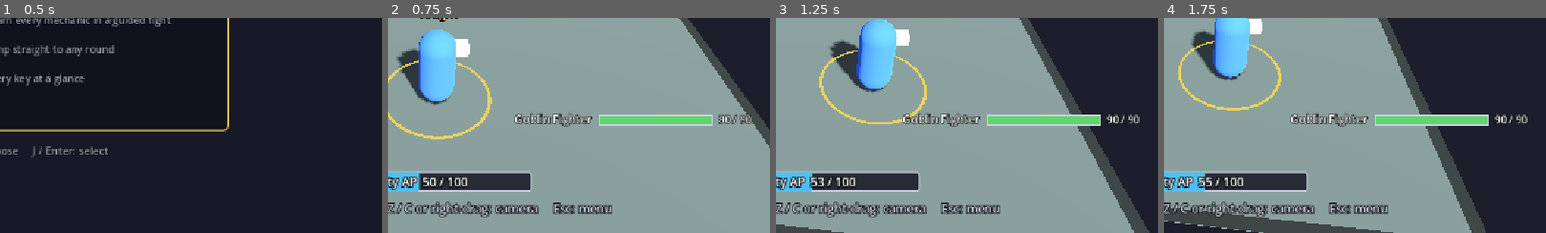
Above: before the commit, frames 1-4 (left to right).
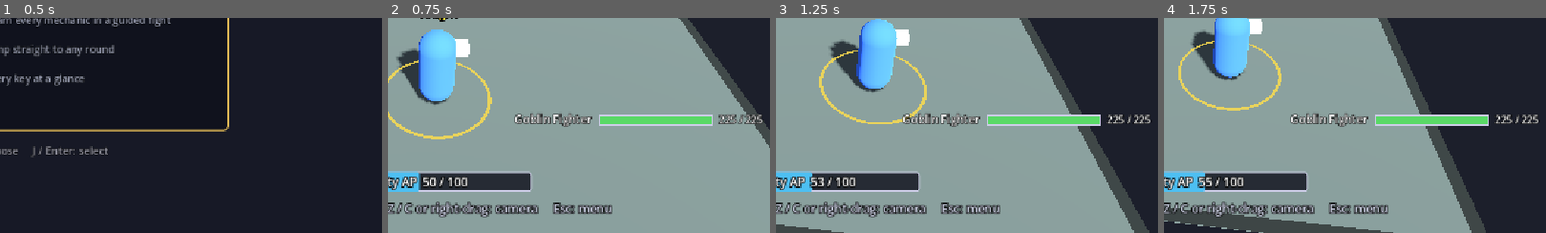
Above: after the commit, the same moments.

Repository: Wyrbun/prototype-jrpg
Game: Godot game, scene res://scenes/ui/title_menu.tscn
The game is run twice, just before and just after one commit, with the same random seed, the same clock (stepped at 60 frames per second) and the same inputs.
Inputs (mouse positions are % of the whole screen's width and height, from its top left):
- Up to frame 1 (0.5 s): no input
- Up to frame 2 (0.75 s): tap Enter (ui_accept) at 0.5 s; move the mouse to (72, 45) at 0.52 s; hold D (move_right) from 0.53 s (still down); tap Z (camera_left) at 0.6 s; click (72, 45) at 0.67 s
- Up to frame 3 (1.25 s): keep holding D (move_right); tap Enter (ui_accept) at 0.77 s
- Up to frame 4 (1.75 s): release D (move_right) at 1.25 s; drag from (30, 55) to (45, 70) at 1.27 s
The pictures show only the part of the screen within x 46-96%, y 50-100%; the shares and areas given below are measured in that part.

Frame 1 is identical in both runs. In frame 2, 0.3% of the frame differs, in the area x 86-98%, y 44-50%; in frame 3, 0.3%; in frame 4, 0.3%.
Error in both runs: Cannot call method 'set_input_as_handled' on a null value. (res://scripts/ui/title_menu.gd:88)

Commit message:
Enemy balance: 2.5x HP, 1.3x damage
All eight roster enemies get 2.5x max HP and 1.3x skill damage (rounded); Counter stance punish 25 -> 33. Training Golem unchanged. Docs updated.

Co-Authored-By: Claude Opus 5.5 <noreply@anthropic.com>
Claude-Session: https://claude.ai/code/session_01S8eb9ZThBNoVr4PehxFGnP

Diff:
--- a/scenes/characters/bandit_arcanist.tscn
+++ b/scenes/characters/bandit_arcanist.tscn
@@ -11,7 +11,7 @@
 shape = 0
 radius = 5.0
 angle = 180.0
-damage = 15
+damage = 20
 windup = 1.0
 
 [sub_resource type="Resource" id="Skill_2"]
@@ -22,7 +22,7 @@
 shape = 2
 radius = 8.0
 width = 1.0
-damage = 20
+damage = 26
 windup = 1.2
 
 [sub_resource type="BoxMesh" id="Mesh_body"]
@@ -33,7 +33,7 @@
 
 [node name="BanditArcanist" instance=ExtResource("1_base")]
 display_name = "Bandit Arcanist"
-max_hp = 75
+max_hp = 188
 speed = 10.0
 move_speed = 3.2
 turn_speed_degrees = 140.0
--- a/scenes/characters/dragon_hatchling.tscn
+++ b/scenes/characters/dragon_hatchling.tscn
@@ -11,7 +11,7 @@
 shape = 0
 radius = 7.0
 angle = 100.0
-damage = 28
+damage = 36
 windup = 1.4
 
 [sub_resource type="BoxMesh" id="Mesh_body"]
@@ -22,7 +22,7 @@
 
 [node name="DragonHatchling" instance=ExtResource("1_base")]
 display_name = "Dragon Hatchling"
-max_hp = 360
+max_hp = 900
 speed = 9.0
 move_speed = 2.2
 turn_speed_degrees = 70.0
--- a/scenes/characters/goblin_fighter.tscn
+++ b/scenes/characters/goblin_fighter.tscn
@@ -11,7 +11,7 @@
 shape = 2
 radius = 2.4
 width = 1.0
-damage = 16
+damage = 21
 windup = 0.9
 
 [sub_resource type="Resource" id="Skill_2"]
@@ -22,7 +22,7 @@
 shape = 0
 radius = 3.0
 angle = 110.0
-damage = 28
+damage = 36
 windup = 1.3
 cannot_be_blocked = true
 
@@ -42,7 +42,7 @@
 
 [node name="GoblinFighter" instance=ExtResource("1_base")]
 display_name = "Goblin Fighter"
-max_hp = 90
+max_hp = 225
 speed = 11.0
 move_speed = 3.5
 turn_speed_degrees = 200.0
--- a/scenes/characters/kobold_archer.tscn
+++ b/scenes/characters/kobold_archer.tscn
@@ -11,7 +11,7 @@
 shape = 3
 radius = 6.5
 inner_radius = 2.5
-damage = 15
+damage = 20
 windup = 1.0
 
 [sub_resource type="Resource" id="Skill_2"]
@@ -22,7 +22,7 @@
 shape = 2
 radius = 11.0
 width = 0.8
-damage = 35
+damage = 46
 windup = 2.0
 cannot_be_parried = true
 
@@ -42,7 +42,7 @@
 
 [node name="KoboldArcher" instance=ExtResource("1_base")]
 display_name = "Kobold Archer"
-max_hp = 70
+max_hp = 175
 speed = 12.0
 move_speed = 3.5
 turn_speed_degrees = 160.0
--- a/scenes/characters/living_armor.tscn
+++ b/scenes/characters/living_armor.tscn
@@ -11,7 +11,7 @@
 shape = 0
 radius = 3.0
 angle = 90.0
-damage = 30
+damage = 39
 windup = 1.1
 
 [sub_resource type="BoxMesh" id="Mesh_body"]
@@ -22,7 +22,7 @@
 
 [node name="LivingArmor" instance=ExtResource("1_base")]
 display_name = "Living Armor"
-max_hp = 300
+max_hp = 750
 speed = 10.0
 move_speed = 3.0
 turn_speed_degrees = 120.0
--- a/scenes/characters/ogre_warrior.tscn
+++ b/scenes/characters/ogre_warrior.tscn
@@ -11,7 +11,7 @@
 shape = 0
 radius = 3.0
 angle = 90.0
-damage = 22
+damage = 29
 windup = 1.0
 
 [sub_resource type="Resource" id="Skill_2"]
@@ -22,7 +22,7 @@
 shape = 2
 radius = 5.0
 width = 1.4
-damage = 30
+damage = 39
 windup = 1.3
 cannot_be_parried = true
 
@@ -34,7 +34,7 @@
 shape = 3
 radius = 4.5
 inner_radius = 1.8
-damage = 30
+damage = 39
 windup = 1.5
 cannot_be_parried = true
 
@@ -46,7 +46,7 @@
 
 [node name="OgreWarrior" instance=ExtResource("1_base")]
 display_name = "Ogre Warrior"
-max_hp = 180
+max_hp = 450
 speed = 8.0
 move_speed = 2.8
 turn_speed_degrees = 100.0
--- a/scenes/characters/orc_shaman.tscn
+++ b/scenes/characters/orc_shaman.tscn
@@ -11,7 +11,7 @@
 shape = 2
 radius = 7.0
 width = 1.0
-damage = 16
+damage = 21
 windup = 1.0
 
 [sub_resource type="BoxMesh" id="Mesh_body"]
@@ -22,7 +22,7 @@
 
 [node name="OrcShaman" instance=ExtResource("1_base")]
 display_name = "Orc Shaman"
-max_hp = 100
+max_hp = 250
 speed = 9.0
 move_speed = 3.0
 turn_speed_degrees = 120.0
--- a/scenes/characters/stone_golem.tscn
+++ b/scenes/characters/stone_golem.tscn
@@ -11,7 +11,7 @@
 shape = 0
 radius = 4.2
 angle = 70.0
-damage = 35
+damage = 46
 windup = 1.4
 
 [sub_resource type="Resource" id="Skill_2"]
@@ -22,7 +22,7 @@
 shape = 2
 radius = 8.0
 width = 1.4
-damage = 40
+damage = 52
 windup = 1.6
 
 [sub_resource type="Resource" id="Skill_3"]
@@ -33,7 +33,7 @@
 shape = 1
 radius = 2.6
 angle = 360.0
-damage = 20
+damage = 26
 windup = 1.0
 
 [sub_resource type="BoxMesh" id="Mesh_body"]
@@ -44,7 +44,7 @@
 
 [node name="StoneGolem" instance=ExtResource("1_base")]
 display_name = "Stone Golem"
-max_hp = 320
+max_hp = 800
 speed = 9.0
 move_speed = 2.5
 turn_speed_degrees = 90.0
--- a/scripts/battle/battle_arena.gd
+++ b/scripts/battle/battle_arena.gd
@@ -114,7 +114,7 @@
 ## Perfect timing (J in a block's timing box): extra damage on that hit.
 @export var perfect_damage_bonus: float = 0.5
 ## Damage you take when you attack into a Counter stance.
-@export var counter_stance_damage: int = 25
+@export var counter_stance_damage: int = 33
 ## How far an interrupted or guard-broken enemy is knocked back on the timeline.
 @export var interrupt_push: float = 30.0
 ## Seconds a Defense/Counter stance stays up after the enemy's turn
Not shown, changed: docs/CHANGELOG.md
Not shown, changed: docs/battle-design.md
Not shown, changed: docs/enemy-roster.md
